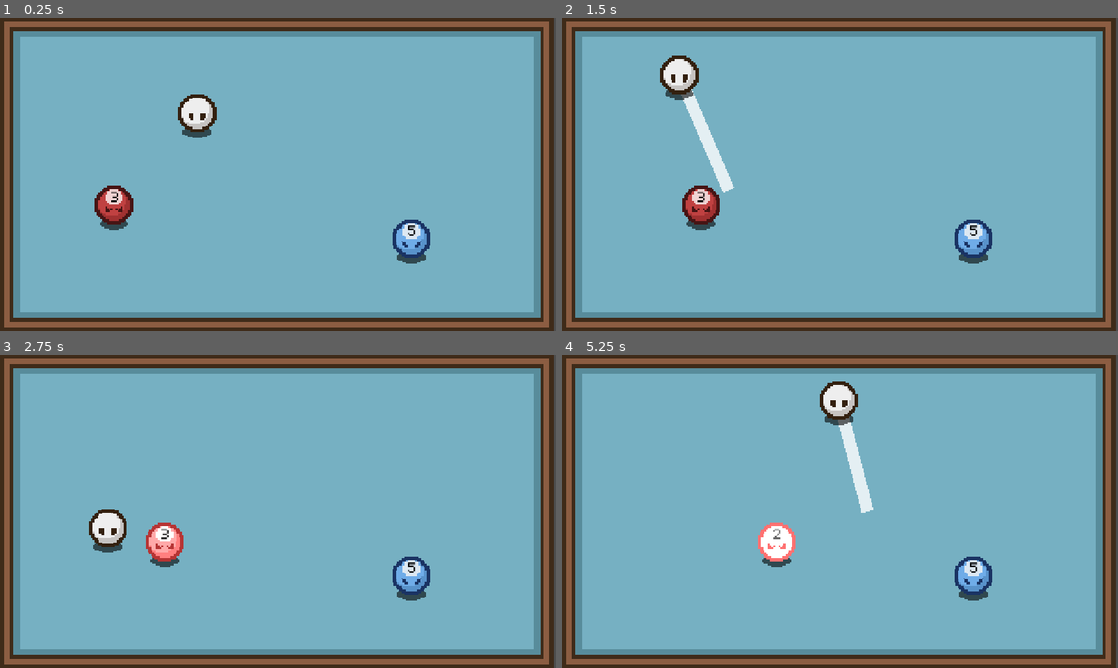
Above: before the commit, frames 1-4 (two rows, left to right).
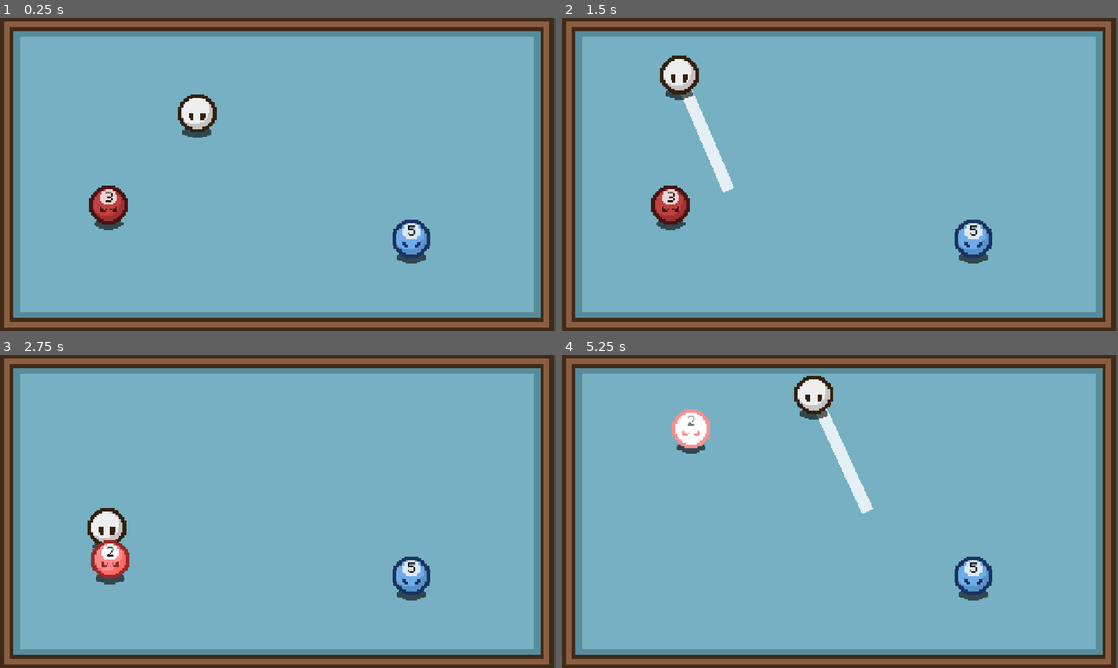
Above: after the commit, the same moments.

Repository: paatatoo/billiardblitz
Game: Godot game, scene res://main.tscn
The game is run twice, just before and just after one commit, with the same random seed, the same clock (stepped at 60 frames per second) and the same inputs.
Inputs (mouse positions are in pixels of both pictures, inside the frame that each line leads up to):
- Up to frame 1 (0.25 s): no input
- Up to frame 2 (1.5 s): move the mouse to (962, 158) at 0.52 s; click (962, 158) at 0.67 s; move the mouse to (728, 190) at 1.27 s; click (728, 190) at 1.42 s
- Up to frame 3 (2.75 s): move the mouse to (333, 442) at 2.02 s; click (333, 442) at 2.17 s
- Up to frame 4 (5.25 s): move the mouse to (812, 574) at 2.77 s; click (812, 574) at 2.92 s; move the mouse to (1006, 558) at 3.52 s; click (1006, 558) at 3.67 s; move the mouse to (673, 464) at 4.27 s; click (673, 464) at 4.42 s; move the mouse to (867, 511) at 5.02 s; click (867, 511) at 5.17 s

The runs differ from the first frame. In frame 1, 0.7% of the frame differs, in the area x 16-24%, y 53-68%; in frame 2, 1.4%; in frame 3, 1.7%; in frame 4, 3.7%, in the area x 19-56%, y 6-68%.
Error before the commit: Invalid access to property or key 'position' on a base object of type 'Nil'. (res://Scenes/enemy_scenes/red_ball.gd:13)

Commit message:
Commit name

Diff:
--- a/Game.gd
+++ b/Game.gd
@@ -6,3 +6,9 @@
 var RANGE := 320
 var ATK_POWER := 1
 var RESILIENCE := 2.0
+
+"""
+git add .
+git commit -m "Commit name"
+git push
+"""
--- a/Scenes/enemy_scenes/red_ball.gd
+++ b/Scenes/enemy_scenes/red_ball.gd
@@ -6,8 +6,6 @@
 var direction = 0
 var Health = 3
 
-func _ready() -> void:
-	look_at_player()
 
 func look_at_player():
 	direction = atan2((position.y - Player.position.y), (position.x - Player.position.x))
@@ -15,17 +13,21 @@
 
 # Called every frame. 'delta' is the elapsed time since the previous frame.
 func _process(delta: float) -> void:
-	var delta_x = cos(deg_to_rad(direction))
-	var delta_y = sin(deg_to_rad(direction))
+	if state == "wind":
+		var delta_x = cos(deg_to_rad(direction))
+		var delta_y = sin(deg_to_rad(direction))
 
-	position.x += delta_x * 50 * delta
-	position.y += delta_y * 50 * delta
+		position.x -= delta_x * 70 * delta
+		position.y -= delta_y * 70 * delta
 
 func _on_body_entered(body: Node) -> void:
-	if body.TOKEN_ID == "Player":
+	if body.TOKEN_ID == "Player" and state != "ram":
 		lose_health(1)
-	if state == "ram":
+	if state == "ram" and body.TOKEN_ID == "Player":
+		$AnimationPlayer.play("RESET")
+		$RushTimer.stop()
 		state = "idle"
+		$IdleTimer.start()
 
 func _on_body_exited(body: Node) -> void:
 	pass # Replace with function body.
@@ -38,11 +40,22 @@
 
 
 func _on_timer_timeout() -> void:
+	$AnimationPlayer.play("flicker")
 	state = "wind"
-	$RamTimer.start()
+	look_at_player()
+	$WindTimer.start()
 
 
 func _on_ram_timer_timeout() -> void:
-	$AnimationPlayer.play("flicker")
+	look_at_player()
+	var delta_x = cos(deg_to_rad(direction))
+	var delta_y = sin(deg_to_rad(direction))
+	linear_velocity = Vector2(delta_x * 600, delta_y * 600)
+	$RushTimer.start()
+	state = "ram"
 
-	state = "ram"
+
+func _on_rush_timer_timeout() -> void:
+	$AnimationPlayer.play("RESET")
+	state = "idle"
+	$IdleTimer.start()
--- a/Scenes/enemy_scenes/red_ball.tscn
+++ b/Scenes/enemy_scenes/red_ball.tscn
@@ -248,13 +248,20 @@
 autoplay = &"RESET"
 
 [node name="IdleTimer" type="Timer" parent="." unique_id=1899894206]
+wait_time = 2.0
 one_shot = true
 autostart = true
 
-[node name="RamTimer" type="Timer" parent="." unique_id=1286005445]
+[node name="WindTimer" type="Timer" parent="." unique_id=1286005445]
+wait_time = 1.2
+one_shot = true
+
+[node name="RushTimer" type="Timer" parent="." unique_id=324156183]
+wait_time = 2.0
 one_shot = true
 
 [connection signal="body_entered" from="." to="." method="_on_body_entered"]
 [connection signal="body_exited" from="." to="." method="_on_body_exited"]
 [connection signal="timeout" from="IdleTimer" to="." method="_on_timer_timeout"]
-[connection signal="timeout" from="RamTimer" to="." method="_on_ram_timer_timeout"]
+[connection signal="timeout" from="WindTimer" to="." method="_on_ram_timer_timeout"]
+[connection signal="timeout" from="RushTimer" to="." method="_on_rush_timer_timeout"]
--- a/main.tscn
+++ b/main.tscn
@@ -49,8 +49,9 @@
 
 [node name="Enemies" type="Node" parent="." unique_id=580858279]
 
-[node name="RedBall" parent="." unique_id=1480980207 instance=ExtResource("3_h2yge")]
+[node name="RedBall" parent="." unique_id=1480980207 node_paths=PackedStringArray("Player") instance=ExtResource("3_h2yge")]
 position = Vector2(250, 430)
+Player = NodePath("../Player")
 
 [node name="blue_ball" parent="." unique_id=1130954465 instance=ExtResource("5_lquwl")]
 position = Vector2(947, 508)
